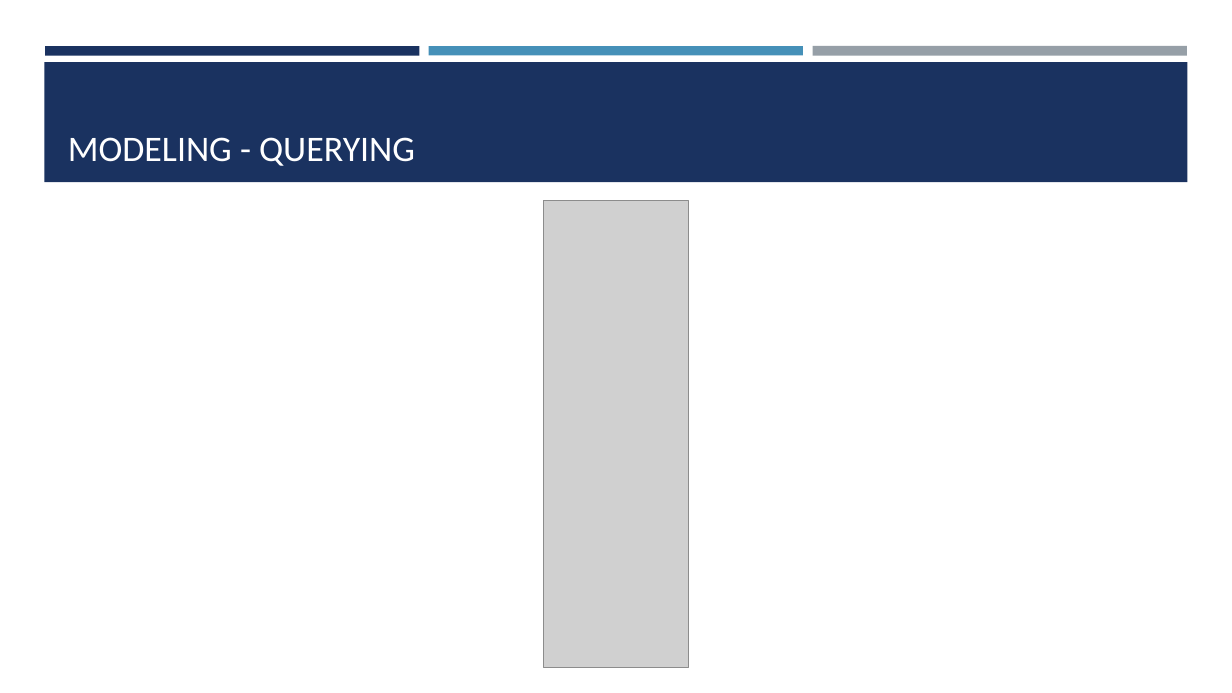
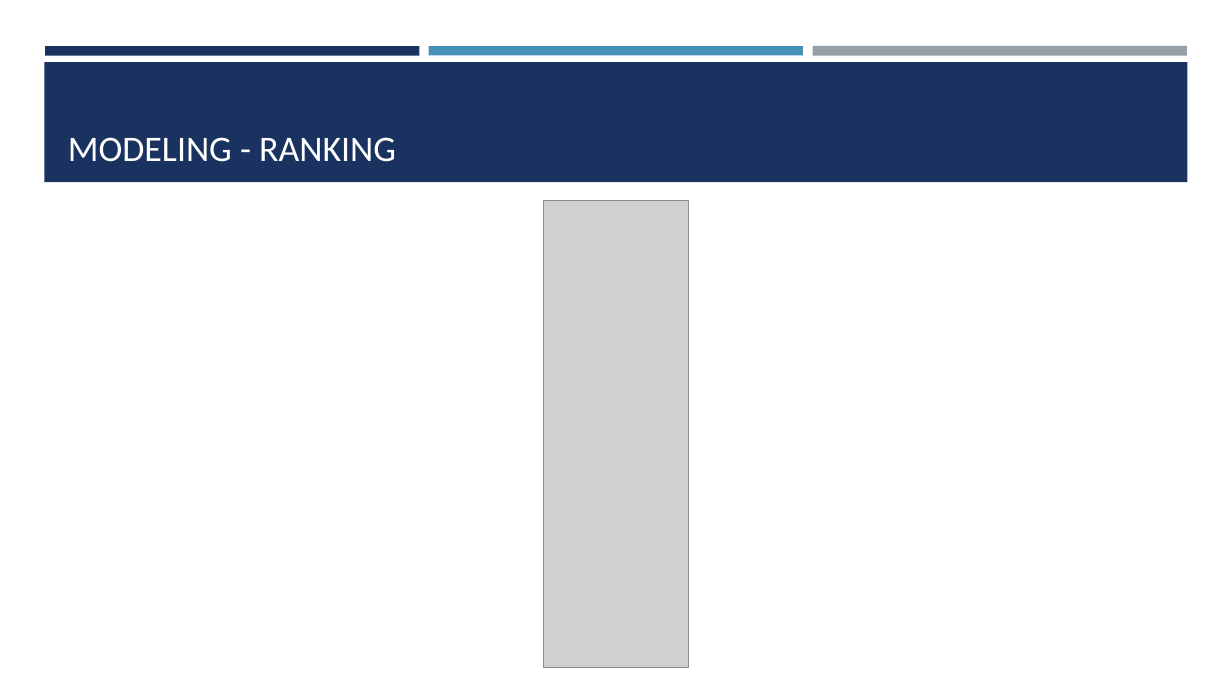
Before and after one commit to seakmengc/find_me, a slide deck: slide 17 of docs/find_me.pptx (slide 19 before the commit). Drawn at 1232x693 pixels with LibreOffice and Linux fonts; fonts in the diff are those of the drawing; grey boxes stand for pictures. Boxes give left, top, right and bottom in pixels: in the first picture for what was removed or moved away, otherwise in the second. Text is boxed around its words. In the diff, an @@ line names an element or a change of style, - is before the commit and + after.

```diff
--- a/docs/find_me.pptx
+++ b/docs/find_me.pptx
@@ title at (68,137,396,162): text changed @@
-MODELING - QUERYING
+MODELING - RANKING
```
Also in this commit, not shown: 1 other slide changed, 2 slides removed, 3 other files.
